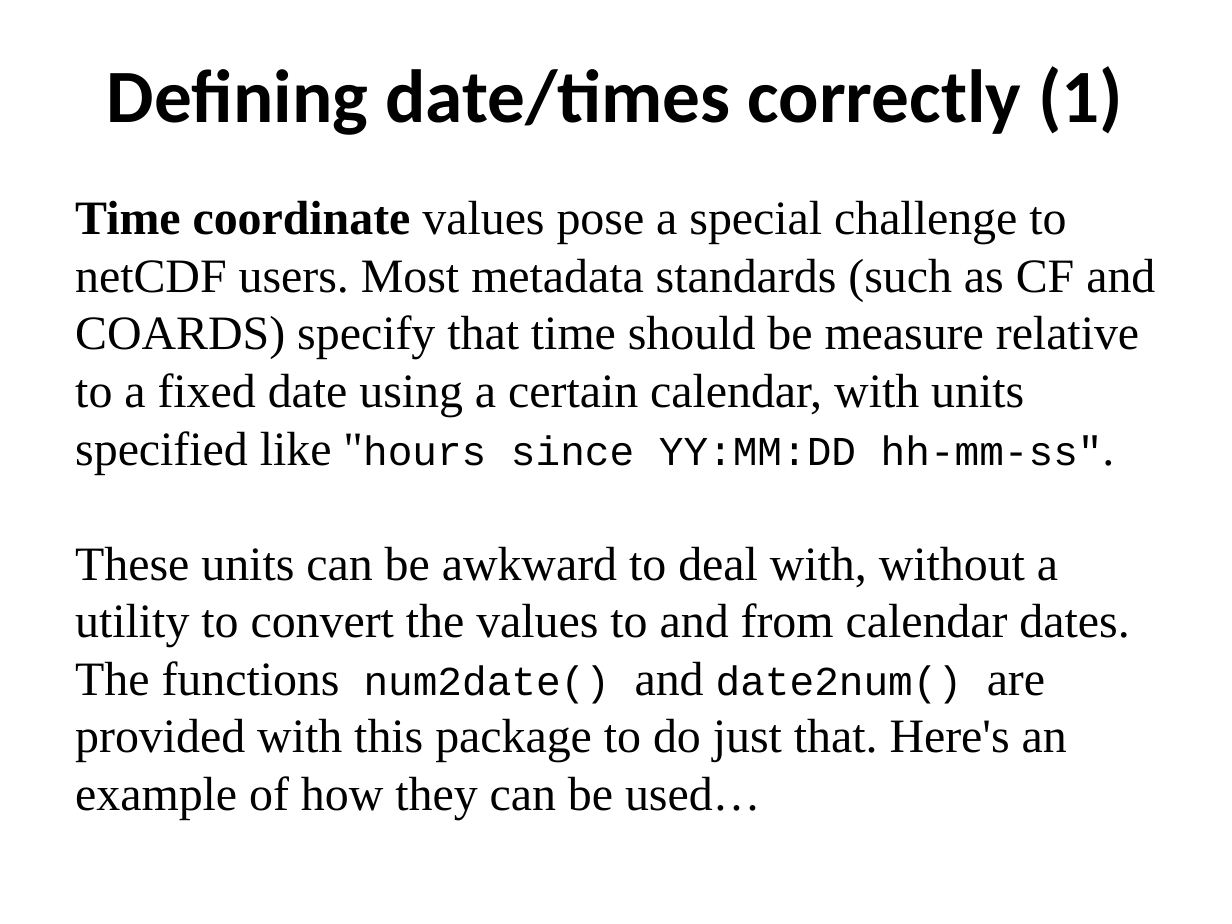
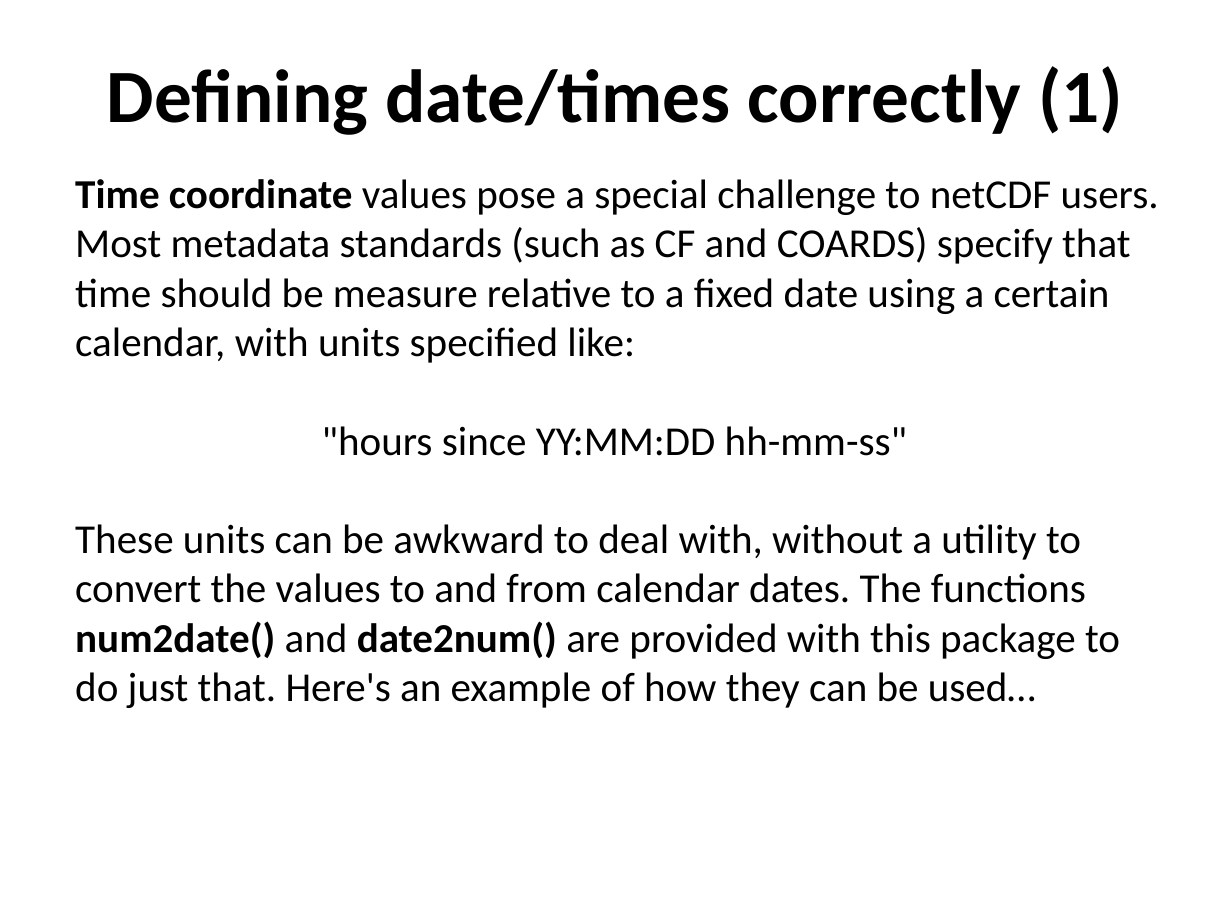
Before and after one commit to ncasuk/ncas-isc, a slide deck: slide 15 of python/presentations/read_write_data/11_create_netcdf_python.ppt (slide 17 before the commit). Drawn at 1232x924 pixels with LibreOffice and Linux fonts; fonts in the diff are those of the drawing; background and template pictures are left out. Boxes give left, top, right and bottom in pixels: in the first picture for what was removed or moved away, otherwise in the second. Text is boxed around its words. In the diff, an @@ line names an element or a change of style, - is before the commit and + after.

Commit message:
Improved netCDF4 writing presentation and example code (thanks to Andy).

```diff
--- a/python/presentations/read_write_data/11_create_netcdf_python.ppt
+++ b/python/presentations/read_write_data/11_create_netcdf_python.ppt
@@ text "Time coordinate values pose a ...": place and size @@
-text "Time coordinate values pose a ..." at box(75, 200, 1155, 819)
+text "Time coordinate values pose a ..." at box(75, 179, 1159, 708)
@@ text at box(75, 179, 1159, 456): text changed; size 28 to 24 pt; font Times New Roman to Calibri @@
-Time coordinate values pose a special challenge to netCDF users. Most metadata standards (such as CF and COARDS) specify that time should be measure relative to a fixed date using a certain calendar, with units specified like "hours since YY:MM:DD hh-mm-ss".
+Time coordinate values pose a special challenge to netCDF users. Most metadata standards (such as CF and COARDS) specify that time should be measure relative to a fixed date using a certain calendar, with units specified like:
+"hours since YY:MM:DD hh-mm-ss"
@@ text at box(75, 524, 1120, 708): size 28 to 24 pt, font Times New Roman to Calibri in "These units can be awkward to deal ..."; font Courier New to Calibri, bold on in "num2date() date2num()" @@
```
Also in this commit, not shown: 17 other slides changed, 3 slides added, 4 slides removed, 3 other files.
